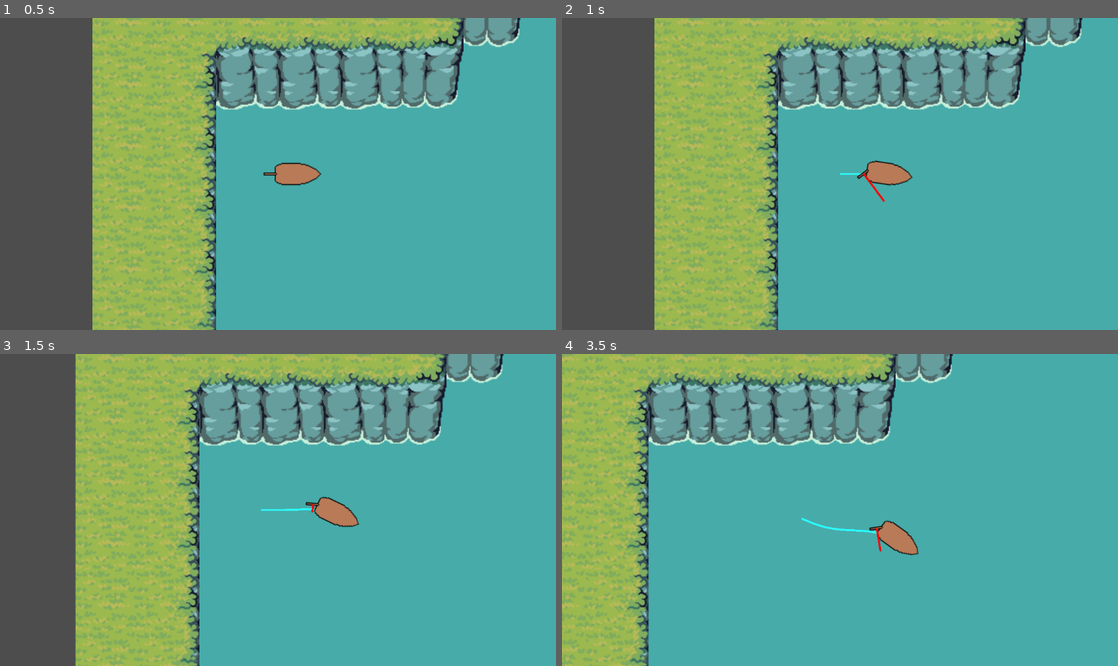
Above: before the commit, frames 1-4 (two rows, left to right).
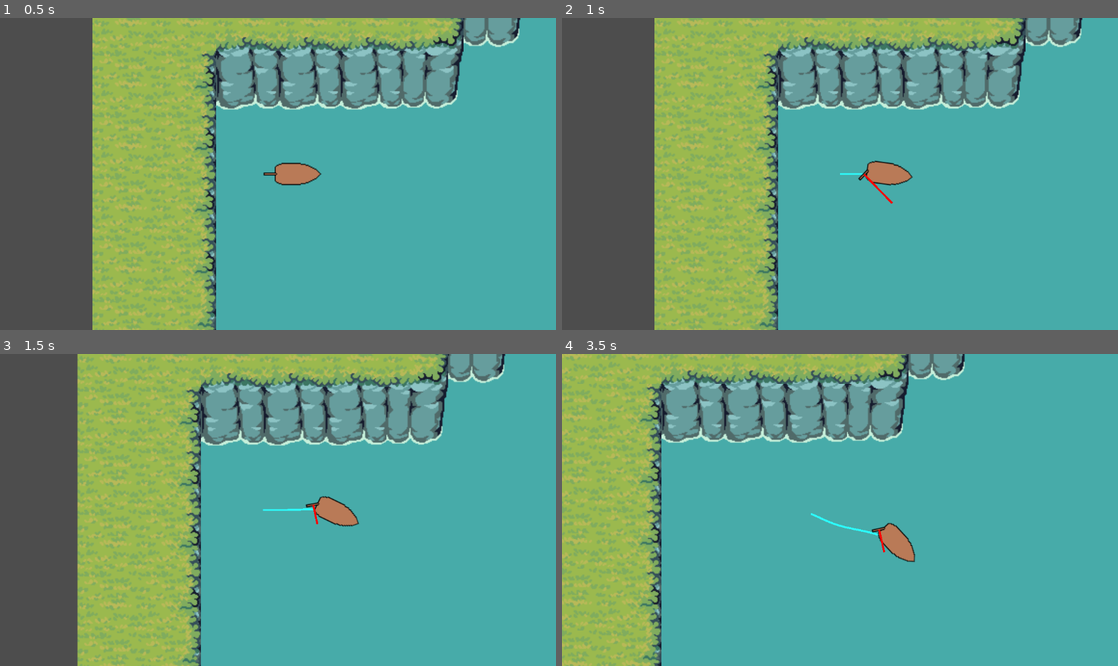
Above: after the commit, the same moments.

Repository: darren56brown/Sailboat
Game: Godot game, scene res://world.tscn
Two runs of this game, one before a commit and one after it. Both use one fixed random seed, a clock stepped at 60 frames per second and the inputs below. The engine's default icon, where the game draws it, is replaced by a stand-in: a white triangle on a blue panel in a dark square.
Inputs:
- Up to frame 1 (0.5 s): no input
- Up to frame 2 (1 s): hold D (steer_right) from 0.53 s (still down); tap S (center_rudder, bound only after the commit) at 0.6 s
- Up to frame 3 (1.5 s): release D (steer_right) at 1.28 s; hold A (steer_left) from 1.28 s (still down); tap S (center_rudder, bound only after the commit) at 1.35 s
- Up to frame 4 (3.5 s): release A (steer_left) at 2.03 s; hold D (steer_right) from 2.03 s (still down); tap S (center_rudder, bound only after the commit) at 2.1, 2.85 s

Frame 1 is identical in both runs. In frame 2, 0.1% of the frame differs, in the area x 53-64%, y 45-60%; in frame 3, 7.2%; in frame 4, 17%, in the area x 0-73%, y 0-100%.

Commit message:
Updated physics

Diff:
--- a/boat.gd
+++ b/boat.gd
@@ -1,61 +1,75 @@
 extends RigidBody2D
 
-# 1. Inspector Variables
 @export var wind_velocity = Vector2(200, 0)
-@export var rudder_sensitivity = 2.0
-@export var max_rudder_angle = 45.0
+@export var rudder_rate_deg_per_frame = 120.0
+@export var max_rudder_angle_deg = 60.0
 @export var rudder_efficiency = 2.0
-@export var centering_speed = 2.0
 
-# 2. Node Hooks
 @onready var rudder_pivot = $RudderPivot
 @onready var rudder_arrow = $RudderForceArrow
 
-# 3. Internal State
-var rudder_angle = 0.0
+var rudder_angle_deg = 0.0
+var is_centering: bool = false
+var rudder_force_local = Vector2()
+var rudder_center_local = Vector2()
 
+#Computed as often as possible. Use for graphics updates and to recore from UI
+func _process(delta: float):
+	#Compute is centering state from key states
+	if (Input.is_action_pressed("steer_left") ||
+		Input.is_action_pressed("steer_right")):
+		is_centering = false
+	elif Input.is_action_just_pressed("center_rudder"):
+		is_centering = !is_centering
+
+	#Update rudder graphics to match angle
+	rudder_pivot.rotation = deg_to_rad(rudder_angle_deg)
+
+	#Update rudder force arrow graphics
+	rudder_arrow.position = rudder_center_local
+	rudder_arrow.set_point_position(1, rudder_force_local * -0.5)
+
+#Computed every physics tick. Do everything here except set state varaibles
+func _physics_process(delta: float):
+	#Turn off centering if we are already near 0 degrees
+	if is_equal_approx(rotation_degrees, 0):
+		is_centering = false
+
+	#Don't use built in physics model for rudder angle
+	if is_centering:
+		rudder_angle_deg = move_toward(rudder_angle_deg, 0, rudder_rate_deg_per_frame * delta)
+	else:
+		var turn_input = Input.get_axis("steer_right", "steer_left")
+		if turn_input != 0:
+			rudder_angle_deg = clamp(rudder_angle_deg + (turn_input * rudder_rate_deg_per_frame * delta),
+				-max_rudder_angle_deg, max_rudder_angle_deg)
+
+#Also computed every physics tick. Update state variables here
 func _integrate_forces(state):
-	# --- 1. INPUT ---
-	var turn_input = Input.get_axis("steer_right", "steer_left")
-
-	# --- 2. VISUAL UPDATE (With Spring Logic) ---
-	if turn_input != 0:
-		rudder_angle = clamp(rudder_angle + (turn_input * rudder_sensitivity), -max_rudder_angle, max_rudder_angle)
-	else:
-		rudder_angle = move_toward(rudder_angle, 0, centering_speed)
-
-	rudder_pivot.rotation = deg_to_rad(rudder_angle)
-
-		# --- 3. RUDDER PHYSICS (LEVER MODEL) ---
 	var stern_offset_local = Vector2(-18, 0) # The hinge point
 	var rudder_length = 10.0                 # The length of your rudder blade
 	var center_offset = rudder_length / 2.0  # Center of pressure is halfway
 
 	# Calculate where the MIDDLE of the rudder is in boat-local space
-	var rudder_dir_local = Vector2.RIGHT.rotated(deg_to_rad(rudder_angle))
-	var rudder_center_local = stern_offset_local - (rudder_dir_local * center_offset)
+	var rudder_dir_local = Vector2.RIGHT.rotated(deg_to_rad(rudder_angle_deg))
+	rudder_center_local = stern_offset_local - (rudder_dir_local * center_offset)
 
 	var global_vel = state.linear_velocity
 	var local_vel = global_vel.rotated(-rotation)
 
 	# A. Get the "Face" (Normal) of the rudder
-	var rudder_normal_local = Vector2.UP.rotated(deg_to_rad(rudder_angle))
+	var rudder_normal_local = Vector2.UP.rotated(deg_to_rad(rudder_angle_deg))
 
 	# B. Calculate Pressure
 	var flow_pressure = local_vel.dot(rudder_normal_local)
 
 	# C. Resulting Force
-	var rudder_force_local = rudder_normal_local * flow_pressure * -rudder_efficiency
+	rudder_force_local = rudder_normal_local * flow_pressure * -rudder_efficiency
 
 	# Apply force at the ACTUAL CENTER of the rudder, not the hinge
 	# We rotate the local center point into global space
 	var force_pos_global = rudder_center_local.rotated(rotation)
 	apply_force(rudder_force_local.rotated(rotation), force_pos_global)
-
-	# --- 4. UPDATE THE DEBUG ARROW ---
-	# Move the arrow's start to the center of the rudder blade
-	rudder_arrow.position = rudder_center_local
-	rudder_arrow.set_point_position(1, rudder_force_local * -0.5)
 
 	# --- 4. HYDRODYNAMICS (Tracking) ---
 	local_vel.x *= 0.99  # Forward glide
--- a/project.godot
+++ b/project.godot
@@ -32,6 +32,11 @@
 "events": [Object(InputEventKey,"resource_local_to_scene":false,"resource_name":"","device":0,"window_id":0,"alt_presse …(189 unchanged characters)…
 ]
 }
+center_rudder={
+"deadzone": 0.2,
+"events": [Object(InputEventKey,"resource_local_to_scene":false,"resource_name":"","device":-1,"window_id":0,"alt_pressed":false,"shift_pressed":false,"ctrl_pressed":false,"meta_pressed":false,"pressed":false,"keycode":0,"physical_keycode":83,"key_label":0,"unicode":115,"location":0,"echo":false,"script":null)
+]
+}
 
 [layer_names]
 
